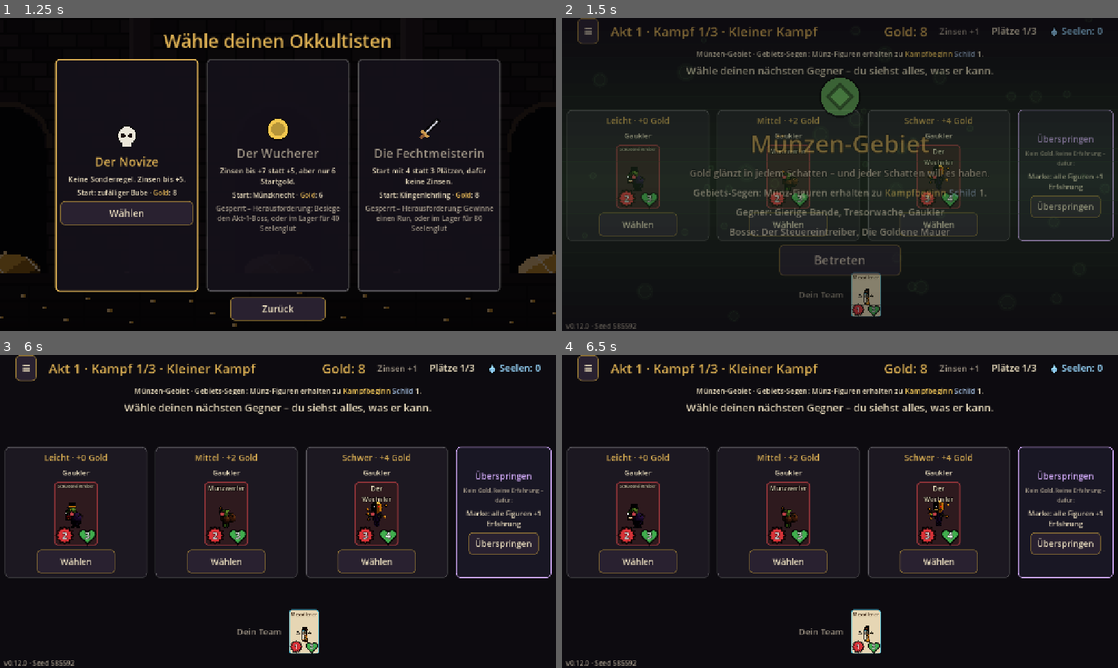
Above: before the commit, frames 1-4 (two rows, left to right).
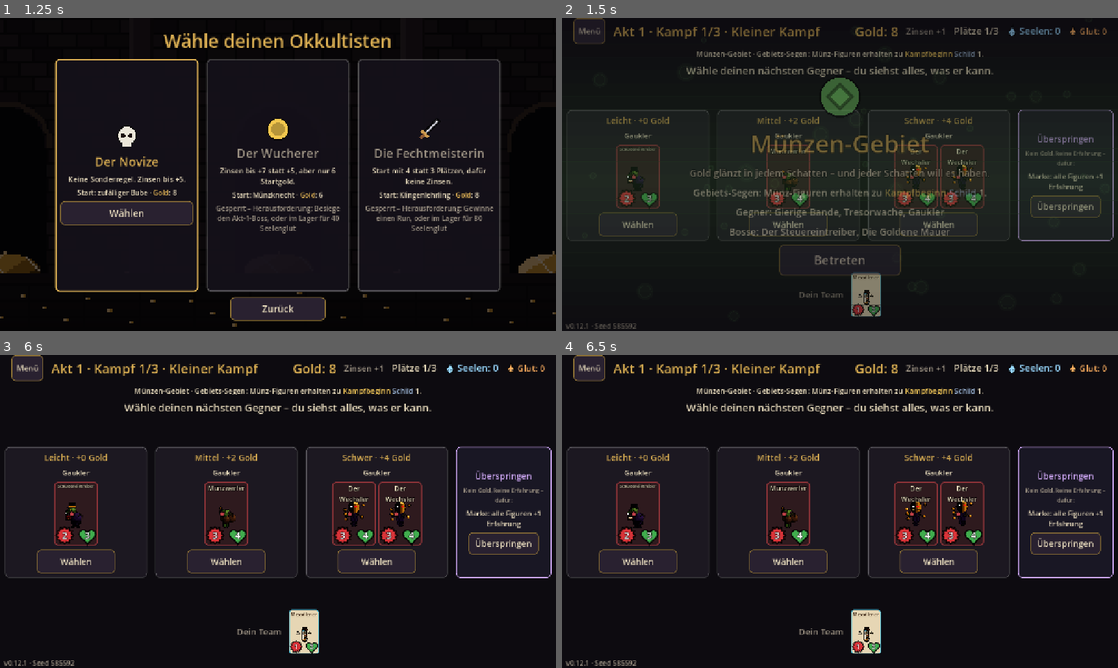
Above: after the commit, the same moments.

Repository: aaronvogel77-source/Roguelike
Game: Godot game, scene res://scenes/run.tscn
Two runs of this game, one before a commit and one after it. Both use one fixed random seed, a clock stepped at 60 frames per second and the inputs below.
Inputs:
- Up to frame 1 (1.25 s): click "Neuer Run" at 0.5 s
- Up to frame 2 (1.5 s): click "Wählen" at 1.25 s
- Up to frame 3 (6 s): click "≡" (after the commit: "Menü") at 2 s; click "Wählen" at 2.75 s; click "Wählen" at 3.5 s; click "Wählen" at 4.25 s; click "Überspringen" at 5 s; click "Betreten" at 5.75 s
- Up to frame 4 (6.5 s): no input

Frame 1 is identical in both runs. In frame 2, 2.4% of the frame differs, in the area x 2-98%, y 0-100%; in frame 3, 3.2%; in frame 4, 3.2%.

Commit message:
v0.12.1: difficulty steps, grimoire picture cards, glut display and debug, weapons behind heads
Co-Authored-By: Claude Opus 5.5 <noreply@anthropic.com>
Claude-Session: https://claude.ai/code/session_012xz7sgY2qmHGHRn3NLdPtd

Diff:
--- a/project.godot
+++ b/project.godot
@@ -6,7 +6,7 @@
 [application]
 
 config/name="Arcana (working title)"
-config/version="0.12.0"
+config/version="0.12.1"
 config/description="Dark-fantasy auto-battler roguelite with tarot court-card figures."
 run/main_scene="res://scenes/run.tscn"
 config/features=PackedStringArray("4.6", "GL Compatibility")
--- a/scripts/core/enemy_generator.gd
+++ b/scripts/core/enemy_generator.gd
@@ -23,6 +23,10 @@
 const MAX_TEAM := 6
 const THEME_WEIGHT := 3
 const ROLE_ORDER := {"front": 0, "any": 1, "back": 2}
+## Each harder option is at least this much stronger than the one before.
+const MIN_STEP := 1.3
+## The hard option always has at least this many enemies (one dragon alone was too easy).
+const HARD_MIN_UNITS := 2
 
 
 static func budget(act: int, fight: int, difficulty: int) -> int:
@@ -58,6 +62,13 @@
 		teams.append({"theme": theme, "team": team, "power": power(db, team)})
 	# The labels follow the real strength: the weakest team is "easy".
 	teams.sort_custom(func(a: Dictionary, b: Dictionary) -> bool: return a["power"] < b["power"])
+	# Fixed steps: medium >= 1.3 × easy, hard >= 1.3 × medium and at least 2 enemies.
+	for difficulty in [1, 2]:
+		var team: Array = teams[difficulty]["team"]
+		var target: float = teams[difficulty - 1]["power"] * MIN_STEP
+		var min_units := HARD_MIN_UNITS if difficulty == 2 else 1
+		_strengthen(db, team, rng, teams[difficulty]["theme"], target, min_units)
+		teams[difficulty]["power"] = power(db, team)
 	var result: Array = []
 	for difficulty in 3:
 		result.append({"kind": "normal", "difficulty": difficulty, "theme": teams[difficulty]["theme"],
@@ -109,6 +120,30 @@
 	return team
 
 
+## Adds enemies (cheap ones first) or levels until the team reaches the
+## target strength and size.
+static func _strengthen(db: ContentDb, team: Array, rng: RandomNumberGenerator, theme: String,
+		target: float, min_units: int) -> void:
+	var pool: Array = db.regular_enemies()
+	pool.sort_custom(func(a: Dictionary, b: Dictionary) -> bool: return a["id"] < b["id"])
+	var cheap := pool.filter(func(e: Dictionary) -> bool: return int(e["cost"]) <= 2)
+	var guard := 0
+	while (power(db, team) < target or team.size() < min_units) and guard < 30:
+		guard += 1
+		if team.size() < MAX_TEAM and (team.size() < min_units or rng.randf() < 0.5):
+			var pick := _weighted_pick(cheap, theme, rng)
+			team.append({"def_id": pick["id"], "level": 1})
+			continue
+		var upgradable := team.filter(func(u: Dictionary) -> bool: return u["level"] < 3)
+		if upgradable.is_empty():
+			if team.size() >= MAX_TEAM:
+				break
+			team.append({"def_id": _weighted_pick(cheap, theme, rng)["id"], "level": 1})
+			continue
+		upgradable[rng.randi_range(0, upgradable.size() - 1)]["level"] += 1
+	_order_by_role(db, team)
+
+
 static func _weighted_pick(candidates: Array, theme: String, rng: RandomNumberGenerator, prefer_strong := false) -> Dictionary:
 	var weights: Array = candidates.map(func(e: Dictionary) -> int:
 		var w := THEME_WEIGHT if theme in e.get("themes", []) else 1
--- a/scripts/ui/meta_view.gd
+++ b/scripts/ui/meta_view.gd
@@ -20,6 +20,8 @@
 var _rng := RandomNumberGenerator.new()
 var _last_chest: Array = []
 var _info: RichTextLabel
+## The run screen's detail panel, for the grimoire's full descriptions.
+var detail_panel: DetailPanel
 
 
 static func create(db: ContentDb, meta: MetaState, has_save: bool, debug: bool) -> MetaView:
@@ -324,7 +326,7 @@
 	tabs.add_theme_constant_override("separation", 8)
 	for tab in GRIMOIRE_TABS:
 		var all := _grimoire_entries(tab)
-		var known := all.filter(func(id: String) -> bool: return _meta.is_discovered(tab, id)).size()
+		var known := all.filter(func(id: String) -> bool: return _known(tab, id)).size()
 		var button := _button("%s %d/%d" % [tr("GRIMOIRE_" + tab.to_upper()), known, all.size()], Vector2(0, 46), func() -> void:
 			_tab = tab
 			_show("grimoire"))
@@ -343,21 +345,63 @@
 	grid.add_theme_constant_override("v_separation", 10)
 	scroll.add_child(grid)
 	for id in _grimoire_entries(_tab):
-		var known := _meta.is_discovered(_tab, id)
-		var entry := Button.new()
-		entry.custom_minimum_size = Vector2(200, 54)
-		entry.text = _content_name(_tab, id) if known else "???"
-		entry.add_theme_font_size_override("font_size", 17)
-		if known:
-			entry.pressed.connect(func() -> void:
-				_info.text = "[center][b]%s[/b] – %s[/center]" % [_content_name(_tab, id), Keywords.colorize(_content_text(_tab, id))])
-		else:
-			entry.add_theme_color_override("font_color", Palette.MUTED)
-		grid.add_child(entry)
-	_info = _rich(tr("UI_GRIMOIRE_HINT"), 18)
-	_info.custom_minimum_size = Vector2(0, 54)
+		grid.add_child(_grimoire_card(_tab, id))
+	_info = _rich(tr("UI_GRIMOIRE_HINT"), 16)
 	column.add_child(_info)
 	column.add_child(_back_button("menu"))
+
+
+## One picture card: figures and enemies as their animated pixel figure,
+## objects with their emblem; tapping opens the full description.
+func _grimoire_card(tab: String, id: String) -> Control:
+	if not _known(tab, id):
+		var unknown := _panel(Vector2(112, 150), Color(1, 1, 1, 0.15))
+		var box := _box(unknown)
+		box.add_child(_centered(Emblem.create("star", 34)))
+		box.get_child(0).modulate = Color(0.3, 0.3, 0.35)
+		box.add_child(_text_label("???", 26, Palette.MUTED))
+		return unknown
+	match tab:
+		"figures", "recipes", "enemies":
+			var enemy := tab == "enemies"
+			var definition: Dictionary = _db.enemies[id] if enemy else _db.figures[id]
+			var card := UnitCard.for_definition(definition, 1, enemy)
+			if detail_panel != null:
+				card.tapped.connect(detail_panel.show_card)
+			return _scaled(card, 0.9)
+		"relics", "tarot", "pacts":
+			var kind: String = {"relics": "relic", "tarot": "tarot", "pacts": "pact"}[tab]
+			var object := ObjectCard.create(_db, {"kind": kind, "id": id}, Vector2(140, 196))
+			if detail_panel != null:
+				object.tapped.connect(detail_panel.show_object)
+			return object
+	# Master abilities: the two suits of the combination and the effect.
+	var master := Fusion.master_by_id(_db, id)
+	var panel := _panel(Vector2(200, 196), Palette.GOLD)
+	var box := _box(panel)
+	var suits := HBoxContainer.new()
+	suits.alignment = BoxContainer.ALIGNMENT_CENTER
+	for suit in master.get("suits", []):
+		suits.add_child(Emblem.create("suit_" + String(suit), 34))
+	box.add_child(suits)
+	box.add_child(_text_label(_content_name(tab, id), 19, Palette.GOLD))
+	box.add_child(_rich(_content_text(tab, id), 14))
+	return panel
+
+
+## Debug mode ("?debug=1") shows the whole grimoire.
+func _known(tab: String, id: String) -> bool:
+	return _debug or _meta.is_discovered(tab, id)
+
+
+func _scaled(content: Control, factor: float) -> Control:
+	var holder := Control.new()
+	holder.add_child(content)
+	content.scale = Vector2(factor, factor)
+	var minimum := content.get_combined_minimum_size()
+	content.size = minimum
+	holder.custom_minimum_size = minimum * factor
+	return holder
 
 
 func _grimoire_entries(tab: String) -> Array:
--- a/scripts/ui/run_view.gd
+++ b/scripts/ui/run_view.gd
@@ -57,6 +57,7 @@
 	for child in _screen.get_children():
 		child.queue_free()
 	var menu := MetaView.create(_db, _meta, FileAccess.file_exists(RUN_SAVE), _url_flag("debug"))
+	menu.detail_panel = _detail_panel
 	menu.continue_run.connect(_continue_run)
 	menu.start_run.connect(_new_run)
 	_screen.add_child(menu)
@@ -189,11 +190,11 @@
 func _top_bar(title: String) -> HBoxContainer:
 	var bar := HBoxContainer.new()
 	bar.custom_minimum_size = Vector2(0, 60)
-	bar.add_theme_constant_override("separation", 28)
+	bar.add_theme_constant_override("separation", 18)
 	bar.add_child(_spacer(8))
 	# Back to the main menu; the run is autosaved and can be continued.
-	var menu := _button("≡", Vector2(48, 44), _show_menu)
-	menu.add_theme_font_size_override("font_size", 26)
+	var menu := _button(tr("UI_MENU_BUTTON"), Vector2(0, 44), _show_menu)
+	menu.add_theme_font_size_override("font_size", 18)
 	bar.add_child(menu)
 	bar.add_child(_label(title, 30, Palette.GOLD))
 	var fill := Control.new()
@@ -206,11 +207,18 @@
 	souls.add_child(Emblem.create("soul", 26))
 	souls.add_child(_label(tr("UI_SOULS") % _run.souls, 22, Emblem.COLORS["soul"]))
 	bar.add_child(souls)
+	# Seelenglut (meta currency) owned outside the run.
+	var glut := HBoxContainer.new()
+	var ember := Emblem.create("soul", 22)
+	ember.color = Color("ffb060")
+	glut.add_child(ember)
+	glut.add_child(_label(tr("UI_GLUT_SHORT") % _meta.glut, 20, Color("ffb060")))
+	bar.add_child(glut)
 	if _url_flag("debug"):
 		# Debug tools in a compact row (small font).
 		var tools := HBoxContainer.new()
 		tools.add_theme_constant_override("separation", 4)
-		var entries := [["+10 Gold", _debug_gold], ["Boss", _debug_to_boss], [tr("UI_DEBUG_EVENT"), _debug_event], ["+5 " + tr("UI_PACTS_SOULS"), _debug_souls], ["Unikat", _debug_unique], ["Fusion", _debug_fusion]]
+		var entries := [["+10 Gold", _debug_gold], ["Boss", _debug_to_boss], [tr("UI_DEBUG_EVENT"), _debug_event], ["+5 " + tr("UI_PACTS_SOULS"), _debug_souls], ["Unikat", _debug_unique], ["Fusion", _debug_fusion], ["+50 Glut", _debug_glut]]
 		if _run.stage == RunState.Stage.PLANNING:
 			entries.insert(2, ["Legende", _debug_legend])
 		for entry in entries:
@@ -223,6 +231,12 @@
 
 
 # --- Debug tools ("?debug=1" in the address) ---------------------------------------
+
+func _debug_glut() -> void:
+	_meta.glut += 50
+	_meta.save()
+	_show_stage()
+
 
 ## Starts the next event in the list (cycles through all eight).
 func _debug_event() -> void:
--- a/scripts/ui/stage/figure_actor.gd
+++ b/scripts/ui/stage/figure_actor.gd
@@ -7,6 +7,9 @@
 
 const SNAP := PI / 12.0
 const ARM_REST := -0.35
+## Weapons lean slightly forward at rest and are drawn behind the head, so
+## long ones (tridents, greatswords, axes) never cover a face.
+const WEAPON_TILT := PI / 12.0
 const FLASH_SHADER := """
 shader_type canvas_item;
 uniform float flash : hint_range(0.0, 1.0) = 0.0;
@@ -122,7 +125,7 @@
 	add_child(_rig)
 	if enemy:
 		_rig.scale.x = -1  # enemies face left
-	var order := ["ghost"] if _ghost else ["cape", "armB", "shield", "legB", "legF", "torso", "head", "armF", "weapon"]
+	var order := ["ghost"] if _ghost else ["cape", "armB", "shield", "legB", "legF", "torso", "weapon", "head", "armF"]
 	for key in order:
 		if not _parts.has(key):
 			continue
@@ -181,7 +184,7 @@
 	var a := _snap(ARM_REST + arm + step * 0.45)
 	_place("armF", shoulder, a)
 	var hand := shoulder + Vector2(-sin(a) * arm_len, cos(a) * arm_len)
-	_place("weapon", hand, a - ARM_REST)
+	_place("weapon", hand, a - ARM_REST + WEAPON_TILT)
 
 
 func _place(key: String, at: Vector2, angle: float) -> void:
--- a/tests/unit/test_run_state.gd
+++ b/tests/unit/test_run_state.gd
@@ -269,3 +269,15 @@
 	assert_true(run.move(0, 1))
 	run.start_event("grave_robber")
 	assert_false(run.move(0, 1), "the grave robber takes the rearmost figure")
+
+
+func test_difficulties_are_clearly_apart_and_hard_has_company() -> void:
+	for seed_value in 30:
+		var rng := RngStreams.new(seed_value).stream("enemy_gen")
+		for act in [1, 2]:
+			for fight in [0, 1]:
+				var options := EnemyGenerator.options(_db, "coins", act, fight, rng)
+				var powers: Array = options.map(func(o: Dictionary) -> float: return EnemyGenerator.power(_db, o["team"]))
+				assert_true(powers[1] >= powers[0] * 1.3 - 0.01, "medium clearly above easy: %s" % str(powers))
+				assert_true(powers[2] >= powers[1] * 1.3 - 0.01, "hard clearly above medium: %s" % str(powers))
+				assert_gte(options[2]["team"].size(), 2, "hard is never a lone enemy")
--- a/translations/strings.csv
+++ b/translations/strings.csv
@@ -579,7 +579,7 @@
 UI_WORN,Angelegt,Worn
 UI_SKIN_FROM_CHEST,auch aus der Figuren-Truhe,also from the figure chest
 UI_GRIMOIRE_TITLE,Grimoire,Grimoire
-UI_GRIMOIRE_HINT,Tippe einen Eintrag an. Unentdecktes bleibt ???.,Tap an entry. Undiscovered things stay ???.
+UI_GRIMOIRE_HINT,Tippe eine Karte an für Bild und Beschreibung. Unentdecktes bleibt ???.,Tap a card for its picture and description. Undiscovered things stay ???.
 GRIMOIRE_FIGURES,Figuren,Figures
 GRIMOIRE_RELICS,Relikte,Relics
 GRIMOIRE_TAROT,Tarot,Tarot
@@ -634,3 +634,5 @@
 SPECIAL_SKIN_STAR_JUDGE,Urteil der Sterne,Judgement of the Stars
 SPECIAL_SKIN_SUN_MIDAS,Sonnenaufgang,Sunrise
 UI_RARITY_LEGENDARY_SKIN,Legendär,Legendary
+UI_GLUT_SHORT,Glut: %d,Embers: %d
+UI_MENU_BUTTON,Menü,Menu
Not shown, changed: GAME_DESIGN.md
